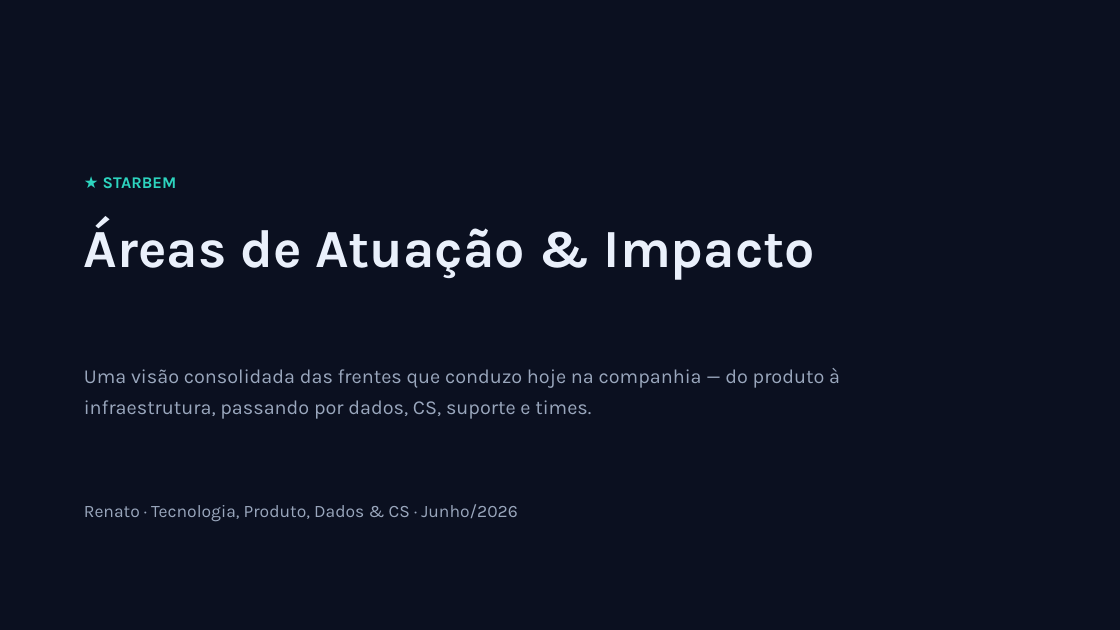
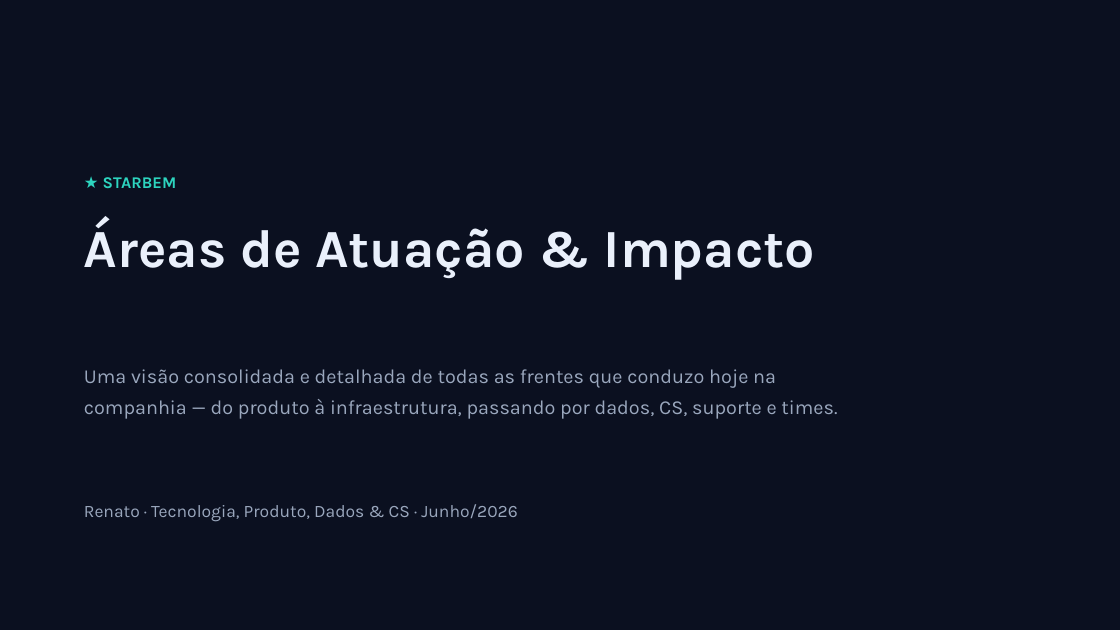
Before and after one commit to renato-dmb/agenda-facil, a slide deck: slide 1 of docs/conversa-ceo/apresentacao.pptx. Drawn at 1120x630 pixels with LibreOffice and Linux fonts; fonts in the diff are those of the drawing. Boxes give left, top, right and bottom in pixels: in the first picture for what was removed or moved away, otherwise in the second. Text is boxed around its words. In the diff, an @@ line names an element or a change of style, - is before the commit and + after.

```diff
--- a/docs/conversa-ceo/apresentacao.pptx
+++ b/docs/conversa-ceo/apresentacao.pptx
@@ text at (84,369,837,419): text changed @@
-Uma visão consolidada das frentes que conduzo hoje na companhia — do produto à infraestrutura, passando por dados, CS, suporte e times.
+Uma visão consolidada e detalhada de todas as frentes que conduzo hoje na companhia — do produto à infraestrutura, passando por dados, CS, suporte e times.
```
Also in this commit, not shown: 9 other slides changed, 8 slides added, 1 slide removed, 2 other files.
